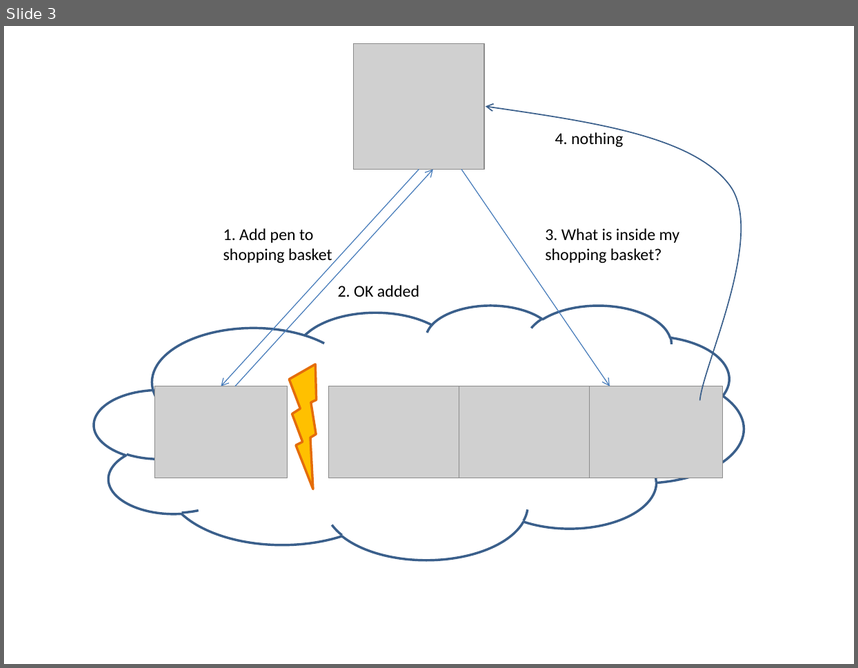
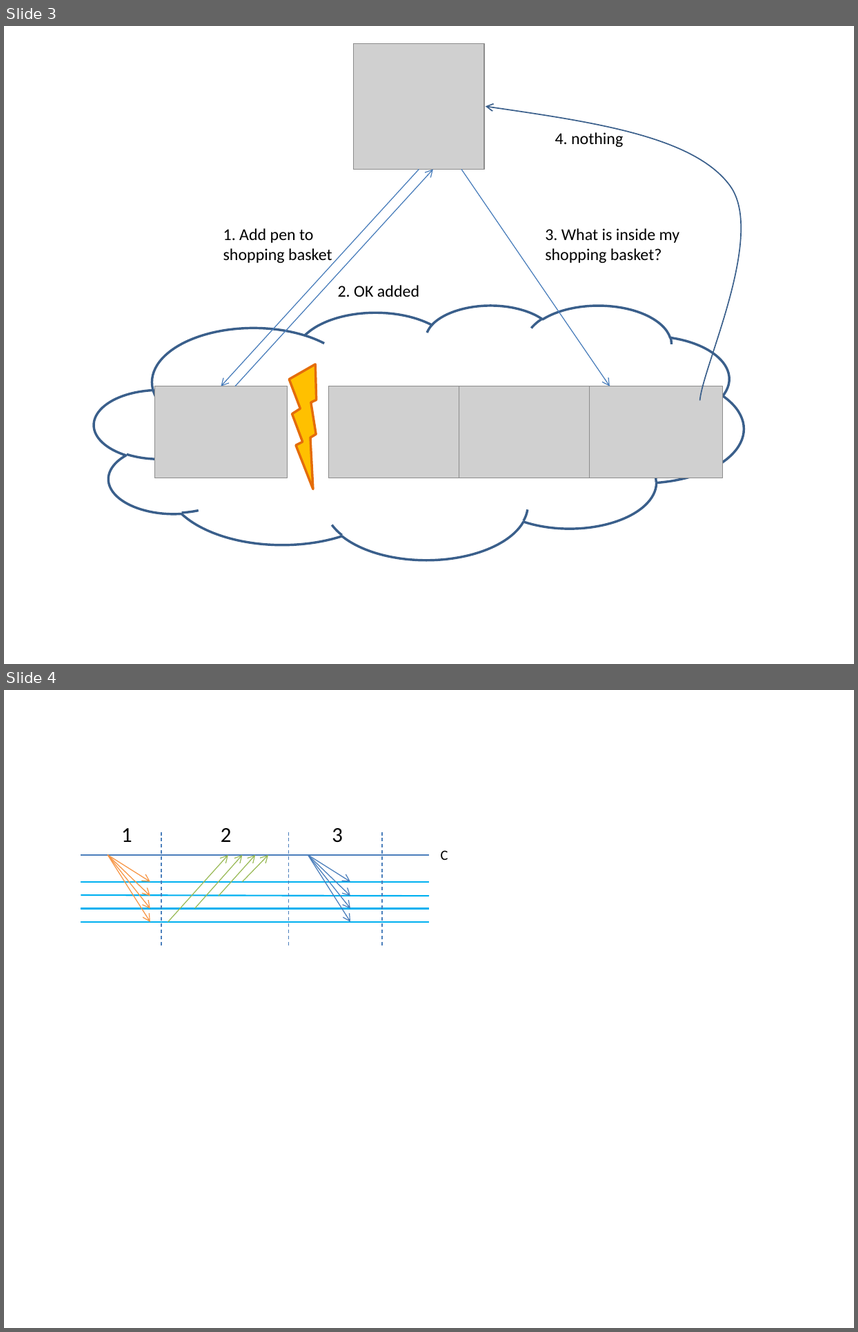
Before and after one commit to michiard/DISC-CLOUD-COURSE, a slide deck: coordination/images/source.pptx. Shown one above the other, each under a label of ours: slide 3 before the commit, slides 3 and 4 after it. The pictures are 858x668 and 858x1332 pixels, drawn with LibreOffice and Linux fonts; fonts in the diff are those of the drawing; grey boxes stand for pictures. Boxes give left, top, right and bottom in pixels: in the first picture for what was removed or moved away, otherwise in the second. Text is boxed around its words. In the diff, an @@ line names an element or a change of style, - is before the commit and + after.

Commit message:
Add more slides

```diff
--- a/coordination/images/source.pptx
+++ b/coordination/images/source.pptx
@@ slide 4 added at (x1=4, y1=690, x2=854, y2=1328), background #FFFFFF @@
@@ text added at (x1=121, y1=828, x2=132, y2=842), 18 pt, text #000000 @@
+1
@@ line added from (161, 832) to (161, 946), #4B7EBC 0.75 pt dashed @@
@@ text added at (x1=221, y1=828, x2=232, y2=842), 18 pt, text #000000 @@
+2
@@ line added from (289, 832) to (289, 946), #4B7EBC 0.75 pt dashed @@
@@ text added at (x1=332, y1=828, x2=343, y2=842), 18 pt, text #000000 @@
+3
@@ line added from (382, 832) to (382, 946), #4B7EBC 0.75 pt dashed @@
@@ line added from (81, 855) to (429, 855), #4B7EBC 1.25 pt @@
@@ group added at (x1=107, y1=855, x2=150, y2=922): 4 arrows @@
@@ arrow added from (168, 922) to (228, 855), #9BBB59 0.75 pt @@
@@ arrow added from (194, 909) to (242, 855), #9BBB59 0.75 pt @@
@@ arrow added from (218, 896) to (256, 855), #9BBB59 0.75 pt @@
@@ arrow added from (242, 881) to (268, 855), #9BBB59 0.75 pt @@
@@ group added at (x1=308, y1=855, x2=351, y2=922): 4 arrows @@
@@ text added at (x1=441, y1=850, x2=448, y2=860), 12 pt, text #000000 @@
+C
@@ line added from (81, 881) to (429, 881), #00B0F0 1.25 pt @@
@@ line added from (81, 895) to (429, 896), #00B0F0 1.25 pt @@
@@ line added from (81, 909) to (429, 909), #00B0F0 1.25 pt @@
@@ line added from (81, 922) to (429, 922), #00B0F0 1.25 pt @@
```
Also in this commit, not shown: 5 other files.
